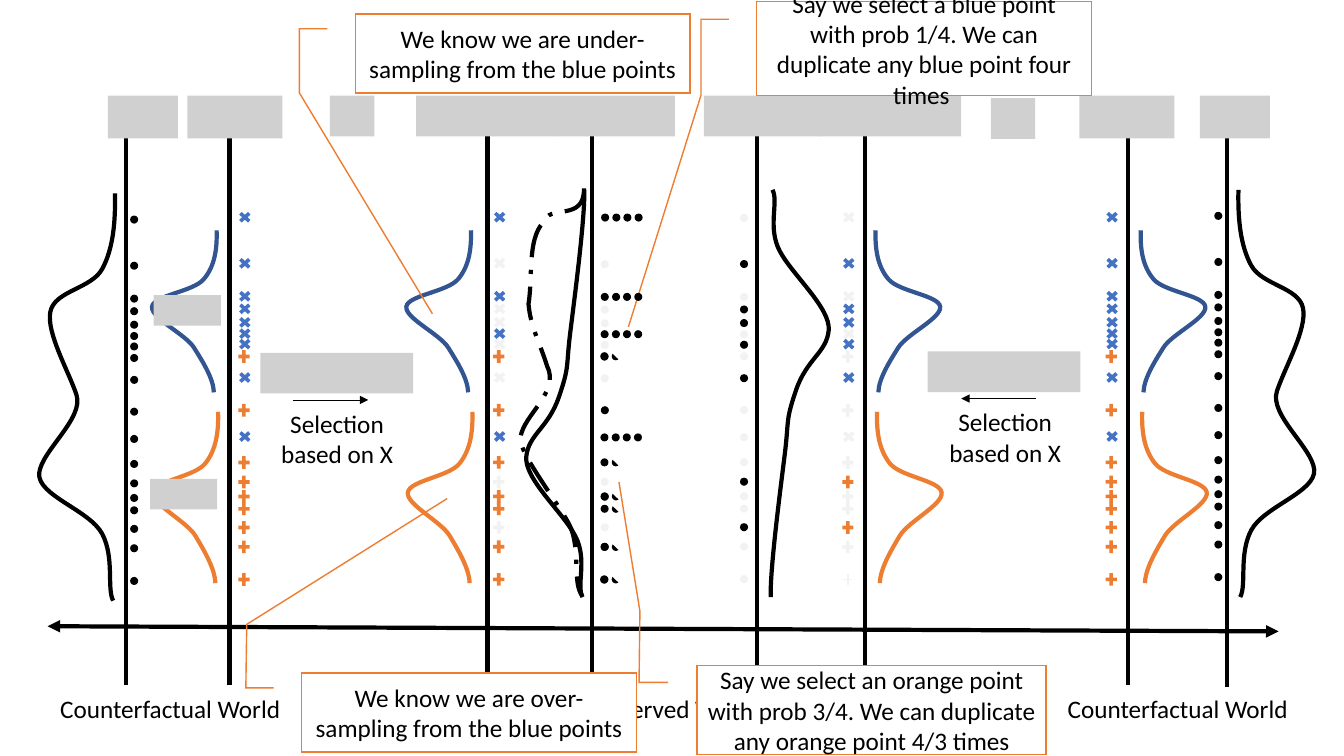
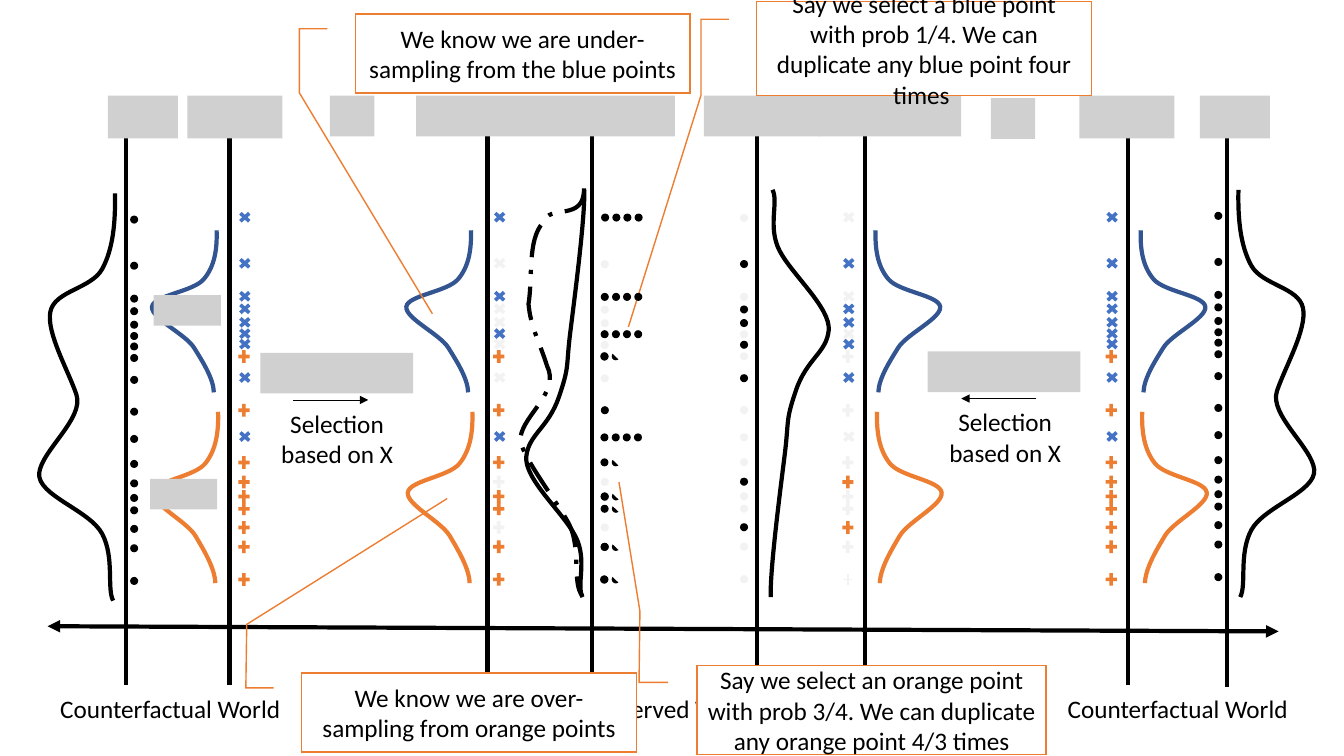
Before and after one commit to stanford-msande228/winter25, a slide deck: slide 26 of assets/presentations/MSANDE228_Lecture7_Causality_in_Observational_Data.pptx. Drawn at 1344x756 pixels with LibreOffice and Linux fonts; fonts in the diff are those of the drawing; grey boxes stand for pictures. Boxes give left, top, right and bottom in pixels: in the first picture for what was removed or moved away, otherwise in the second. Text is boxed around its words. In the diff, an @@ line names an element or a change of style, - is before the commit and + after.

Commit message:
lecture 7

```diff
--- a/assets/presentations/MSANDE228_Lecture7_Causality_in_Observational_Data.pptx
+++ b/assets/presentations/MSANDE228_Lecture7_Causality_in_Observational_Data.pptx
@@ text in border callout at bbox=[322, 689, 616, 742]: text changed @@
-We know we are over-sampling from the blue points
+We know we are over-sampling from orange points
```
Also in this commit, not shown: 1 other file.
